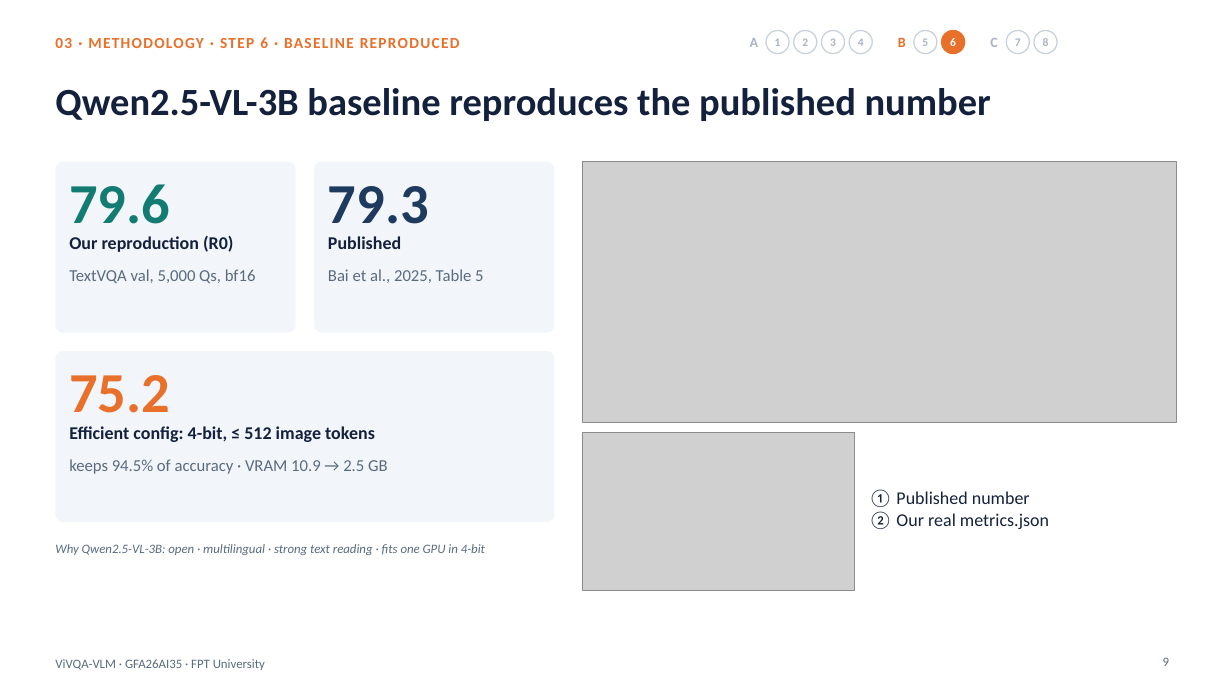
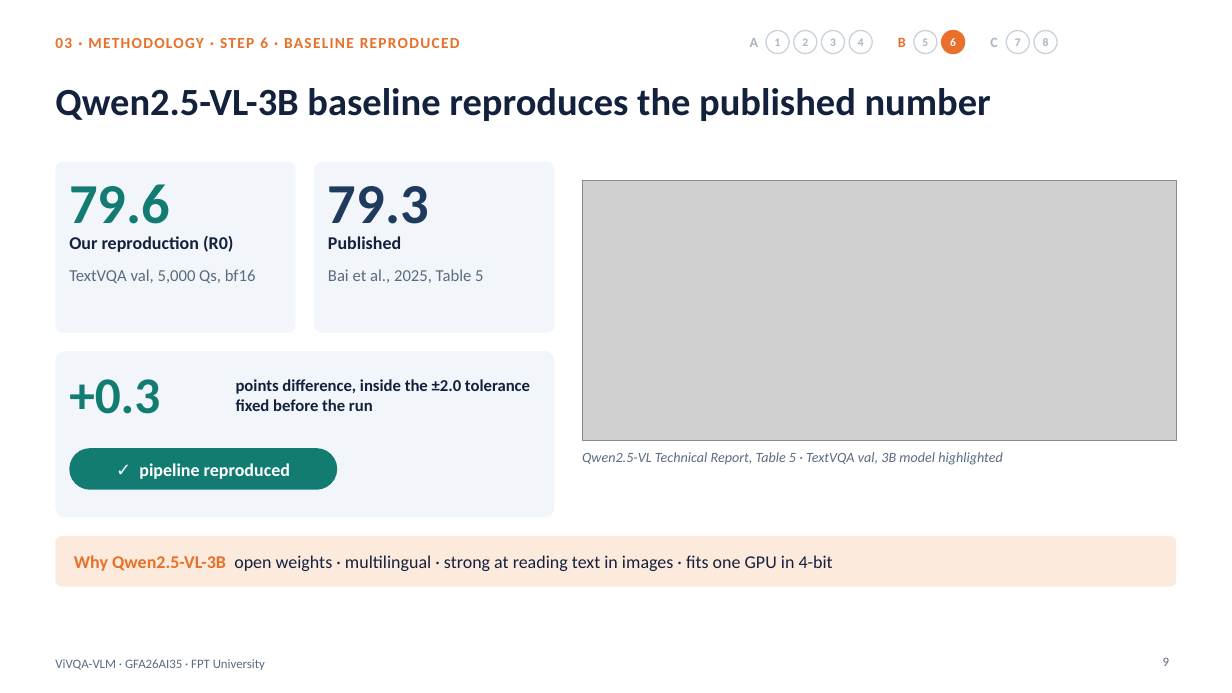
Before and after one commit to PLHGNAOH/ViVQA-VLM, a slide deck: slide 9 of docs/04_slides/KLTN_TA_Short.pptx. Drawn at 1232x693 pixels with LibreOffice and Linux fonts; fonts in the diff are those of the drawing; grey boxes stand for pictures; background and template pictures are left out. Boxes give left, top, right and bottom in pixels: in the first picture for what was removed or moved away, otherwise in the second. Text is boxed around its words. In the diff, an @@ line names an element or a change of style, - is before the commit and + after.

```diff
--- a/docs/04_slides/KLTN_TA_Short.pptx
+++ b/docs/04_slides/KLTN_TA_Short.pptx
@@ picture: place and size @@
-picture at [582, 162, 1177, 422]
+picture at [582, 180, 1177, 441]
@@ rounded rectangle: place and size @@
-rounded rectangle at [55, 351, 555, 522]
+rounded rectangle at [55, 351, 555, 518]
@@ rounded rectangle at [55, 351, 555, 518]: proportions changed @@
@@ text removed at [69, 375, 170, 413] @@
-75.2
@@ text added at [69, 379, 160, 414], 40 pt, text #127C73, bold @@
++0.3
@@ text added at [236, 379, 530, 411], 13 pt, text #14213D, bold @@
+points difference, inside the ±2.0 tolerance fixed before the run
@@ text removed at [69, 426, 375, 442] @@
-Efficient config: 4-bit, ≤ 512 image tokens
@@ rounded rectangle added at [69, 448, 337, 490], fill #127C73 @@
@@ picture removed at [582, 433, 855, 591] @@
@@ text removed at [69, 459, 388, 474] @@
-keeps 94.5% of accuracy · VRAM 10.9 → 2.5 GB
@@ text added at [139, 463, 290, 479], 14 pt, text #FFFFFF, bold @@
+✓ pipeline reproduced
@@ text added at [582, 452, 1003, 465], 11 pt, text #5A6B80, italic @@
+Qwen2.5-VL Technical Report, Table 5 · TextVQA val, 3B model highlighted
@@ text removed at [869, 489, 1049, 529] @@
-① Published number
-② Our real metrics.json
@@ rounded rectangle added at [55, 536, 1177, 587], fill #FCEBDD @@
@@ text "Why Qwen2.5-VL-3B open weights · ..." at [74, 555, 833, 571]: vertical alignment top to middle @@
@@ text at [74, 555, 833, 571]: text changed; size 10 to 14 pt; text colour #5A6B80 to #14213D; italic off @@
-Why Qwen2.5-VL-3B: open · multilingual · strong text reading · fits one GPU in 4-bit
+Why Qwen2.5-VL-3B open weights · multilingual · strong at reading text in images · fits one GPU in 4-bit
```
Also in this commit, not shown: 2 other slides changed, 1 other file.
